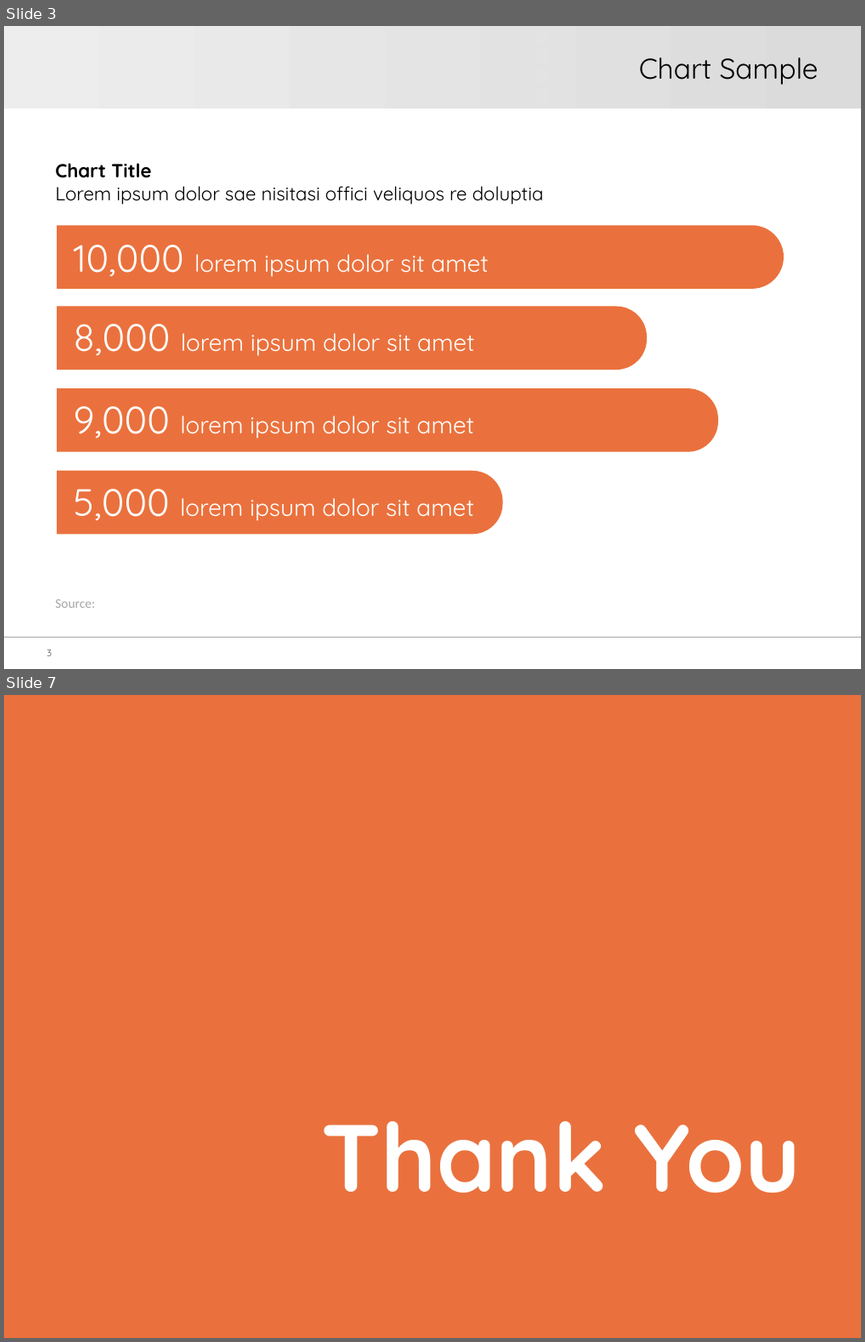
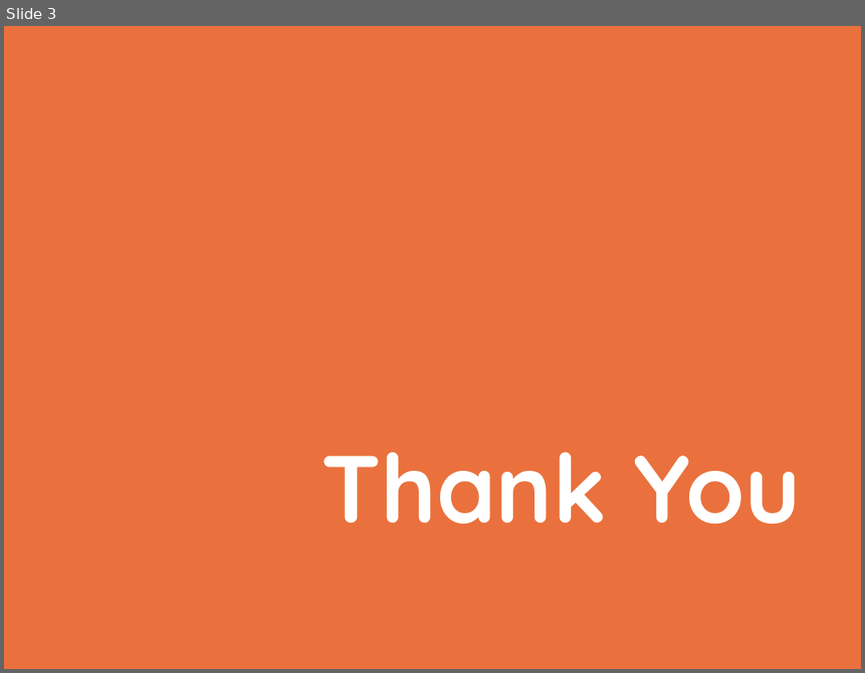
Before and after one commit to jhyman2/orioles-hackathon-comp2, a slide deck: hackathon-comp2.pptx. Shown one above the other, each under a label of ours: slides 3 and 7 before the commit, slide 3 after it; the slides between them are not shown. The pictures are 865x1342 and 865x673 pixels, drawn with LibreOffice and Linux fonts; fonts in the diff are those of the drawing; background and template pictures are left out. Boxes give left, top, right and bottom in pixels: in the first picture for what was removed or moved away, otherwise in the second. Text is boxed around its words. In the diff, an @@ line names an element or a change of style, - is before the commit and + after.

```diff
--- a/hackathon-comp2.pptx
+++ b/hackathon-comp2.pptx
@@ slide 3 removed at [4,26,861,669], background #FFFFFF; not listed: 2 template elements that a slide beside it also shows @@
@@ ellipse removed at [534,28,550,44] @@
@@ ellipse removed at [534,47,550,63] @@
@@ ellipse removed at [534,67,550,84] @@
@@ title removed at [639,57,818,85] @@
-Chart Sample
@@ ellipse removed at [534,88,550,104] @@
@@ text removed at [55,163,544,204] @@
-Chart Title
-Lorem ipsum dolor sae nisitasi offici veliquos re doluptia
@@ round same rect removed at [57,225,783,288] @@
@@ text removed at [74,244,488,277] @@
-10,000 lorem ipsum dolor sit amet
@@ round same rect removed at [57,306,647,369] @@
@@ text removed at [74,324,475,356] @@
-8,000 lorem ipsum dolor sit amet
@@ round same rect removed at [56,388,718,452] @@
@@ text removed at [74,406,475,438] @@
-9,000 lorem ipsum dolor sit amet
@@ round same rect removed at [57,470,503,533] @@
@@ text removed at [74,488,474,521] @@
-5,000 lorem ipsum dolor sit amet
@@ text removed at [55,599,95,607] @@
-Source:
@@ page number removed at [46,649,52,656] @@
-3
@@ what was slide 7 is now slide 3 @@
```
Also in this commit, not shown: 2 slides added, 5 other slides removed.
